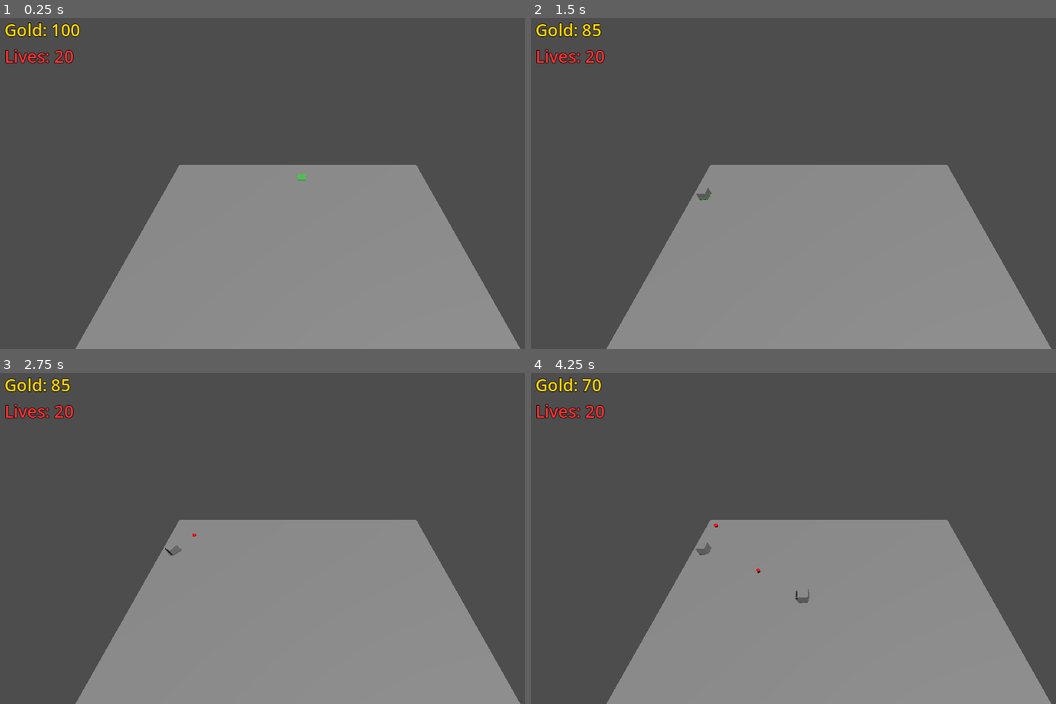
Above: before the commit, frames 1-4 (two rows, left to right).
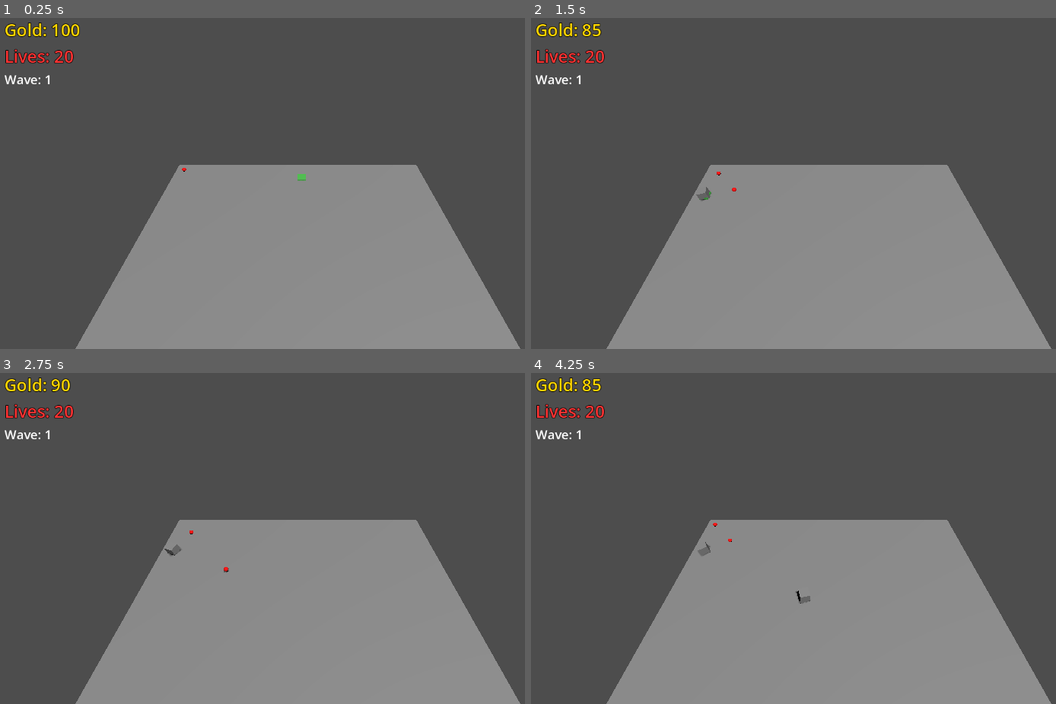
Above: after the commit, the same moments.

Repository: RodinSevar/towerdefence
Game: Godot game, scene res://scenes/Main.tscn
The game is run twice, just before and just after one commit, with the same random seed, the same clock (stepped at 60 frames per second) and the same inputs.
Inputs (mouse positions are in pixels of both pictures, inside the frame that each line leads up to):
- Up to frame 1 (0.25 s): no input
- Up to frame 2 (1.5 s): tap Enter (ui_accept) at 0.5, 0.6, 0.77, 1.07, 1.25, 1.35 s; move the mouse to (961, 160) at 0.52 s; click (961, 160) at 0.67 s; move the mouse to (709, 196) at 1.27 s; click (709, 196) at 1.42 s
- Up to frame 3 (2.75 s): tap Enter (ui_accept) at 1.52, 1.82, 2.1 s; move the mouse to (357, 459) at 2.02 s; click (357, 459) at 2.17 s
- Up to frame 4 (4.25 s): move the mouse to (798, 601) at 2.77 s; tap Enter (ui_accept) at 2.85, 3.02, 3.32, 3.6, 3.77, 4.07 s; click (798, 601) at 2.92 s; move the mouse to (1008, 584) at 3.52 s; click (1008, 584) at 3.67 s

The runs differ from the first frame. In frame 1, 0.1% of the frame differs, in the area x 0-36%, y 17-47%; in frame 2, 0.1%; in frame 3, 0.2%; in frame 4, 0.3%, in the area x 0-54%, y 1-70%.

Commit message:
added restart button

Diff:
--- a/scripts/Enemy.gd
+++ b/scripts/Enemy.gd
@@ -21,20 +21,36 @@
 
 	add_child(mesh_inst)
 
+func setup_visuals(color: Color, scale_factor: float):
+	# Update Color
+	var mesh = get_child(0) # We know the mesh is the first child we added
+	if mesh and mesh is MeshInstance3D:
+		var material = StandardMaterial3D.new()
+		material.albedo_color = color
+		mesh.material_override = material
+
+	# Update Size
+	scale = Vector3(scale_factor, scale_factor, scale_factor)
+
 func take_damage(amount: float):
 	current_health -= amount
 	# Visual feedback: Flash white or shrink
 	scale *= 0.9
 
 	if current_health <= 0:
-		die()
+		die(true)
 
-func die():
-	# Reward the player
-	# Assuming the parent is the GameMap/GameWorld node that has the add_gold function
+func die(killed_by_player: bool = false):
 	var game_map = get_parent()
-	if game_map.has_method("add_gold"):
-		game_map.add_gold(gold_reward)
+
+	if killed_by_player:
+		# Reward the player
+		if game_map.has_method("add_gold"):
+			game_map.add_gold(gold_reward)
+
+	# Notify map logic (for waves)
+	if game_map.has_method("enemy_died"):
+		game_map.enemy_died(self)
 
 	queue_free() # Remove from game
 
@@ -75,4 +91,4 @@
 			if game_map.has_method("lose_life"):
 				game_map.lose_life()
 
-			queue_free() # Destroy enemy
+			die(false) # Died by leaking (no gold)
--- a/scripts/GameMap.gd
+++ b/scripts/GameMap.gd
@@ -16,6 +16,18 @@
 # UI References
 var hud_script = load("res://scripts/HUD.gd")
 var hud = null
+
+# Wave Configuration
+# Each wave: { "count": int, "interval": float, "hp": float, "speed": float, "reward": int, "color": Color, "scale": float }
+var waves = [
+	{ "count": 10, "interval": 1.0, "hp": 50, "speed": 8.0, "reward": 5, "color": Color(1, 0, 0), "scale": 1.0 },       # Wave 1: Red
+	{ "count": 15, "interval": 0.8, "hp": 80, "speed": 10.0, "reward": 6, "color": Color(0, 0.5, 1), "scale": 0.8 },     # Wave 2: Blue (Fast/Small)
+	{ "count": 5, "interval": 1.5, "hp": 300, "speed": 6.0, "reward": 15, "color": Color(0.5, 0, 0.5), "scale": 2.0 },   # Wave 3: Purple (Boss/Big)
+]
+var current_wave_index = -1
+var enemies_remaining_to_spawn = 0
+var wave_spawn_timer = 0.0
+var is_wave_active = false
 
 # Visual settings
 @export var ground_mesh: MeshInstance3D
@@ -34,26 +46,82 @@
 	var path = get_path_route(Vector2i(0,0), Vector2i(31,31))
 	print("Path found: ", path)
 
-	# Start spawning enemies just to test
-	var timer = Timer.new()
-	timer.wait_time = 2.0
-	timer.autostart = true
-	timer.timeout.connect(spawn_enemy)
-	add_child(timer)
+	start_next_wave()
+
+func setup_grid():
+	# Configure the AStarGrid2D
+	astar.region = Rect2i(0, 0, GRID_SIZE, GRID_SIZE)
+	astar.cell_size = Vector2(CELL_SIZE, CELL_SIZE)
+
+	# WC3 Style: Allow diagonals, but NOT if squeezing through two walls.
+	astar.diagonal_mode = AStarGrid2D.DIAGONAL_MODE_ONLY_IF_NO_OBSTACLES
+	# Use Euclidean heuristic for more natural diagonal paths
+	astar.default_compute_heuristic = AStarGrid2D.HEURISTIC_EUCLIDEAN
+	astar.default_estimate_heuristic = AStarGrid2D.HEURISTIC_EUCLIDEAN
+
+	# Center the path points in the cells
+	astar.offset = Vector2(CELL_SIZE / 2, CELL_SIZE / 2)
+
+	astar.update() # Build the initial grid
+
+	print("Map initialized with size: ", GRID_SIZE, "x", GRID_SIZE)
+	print("Starting Gold: ", gold)
+
+func start_next_wave():
+	current_wave_index += 1
+	if current_wave_index >= waves.size():
+		print("ALL WAVES COMPLETED! YOU WIN!")
+		return
+
+	var wave_data = waves[current_wave_index]
+	enemies_remaining_to_spawn = wave_data["count"]
+	is_wave_active = true
+
+	if hud: hud.update_wave(current_wave_index + 1)
+	print("Starting Wave ", current_wave_index + 1)
 
 func setup_ui():
 	hud = hud_script.new()
 	add_child(hud)
 
+	# Connect Restart Button
+	hud.restart_button.pressed.connect(restart_game)
+
 	# Initialize HUD values
 	hud.update_gold(gold)
 	hud.update_lives(lives)
 
+func restart_game():
+	print("Restarting...")
+	get_tree().paused = false # Unpause!
+	get_tree().reload_current_scene()
+
+func _process(delta):
+	handle_input()
+
+	if is_wave_active and enemies_remaining_to_spawn > 0:
+		wave_spawn_timer -= delta
+		if wave_spawn_timer <= 0:
+			spawn_enemy()
+			var wave_data = waves[current_wave_index]
+			wave_spawn_timer = wave_data["interval"]
+
 func spawn_enemy():
+	var wave_data = waves[current_wave_index]
+
 	var enemy_script = load("res://scripts/Enemy.gd")
 	var enemy = enemy_script.new()
 	add_child(enemy)
 
+	# Configure Stats based on Wave
+	enemy.max_health = wave_data["hp"]
+	enemy.current_health = wave_data["hp"]
+	enemy.speed = wave_data["speed"]
+	enemy.gold_reward = wave_data["reward"]
+
+	# Apply Visuals
+	enemy.setup_visuals(wave_data["color"], wave_data["scale"])
+
 	# Start at (0,0)
 	enemy.position = Vector3(1.0, 0.5, 1.0)
 
@@ -62,6 +130,28 @@
 	enemy.set_path(path)
 
 	enemies.append(enemy)
+
+	enemies_remaining_to_spawn -= 1
+
+	if enemies_remaining_to_spawn <= 0:
+		is_wave_active = false
+		print("Wave Spawning Finished. Waiting for clear...")
+
+func enemy_died(enemy):
+	# Check if wave is cleared
+	# We need to wait a frame for the enemy to actually leave the array/tree
+	await get_tree().process_frame
+
+	var active_count = 0
+	for e in enemies:
+		if is_instance_valid(e) and not e.is_queued_for_deletion():
+			active_count += 1
+
+	if active_count == 0 and not is_wave_active:
+		print("Wave Cleared!")
+		# Auto start next wave after 3 seconds
+		await get_tree().create_timer(3.0).timeout
+		start_next_wave()
 
 func setup_visuals():
 	# Create a simple plane for the ground
@@ -92,29 +182,46 @@
 		cursor_mesh.mesh = box
 		add_child(cursor_mesh)
 
-func _process(delta):
-	handle_input()
-
-func setup_grid():
-	# Configure the AStarGrid2D
-	astar.region = Rect2i(0, 0, GRID_SIZE, GRID_SIZE)
-	astar.cell_size = Vector2(CELL_SIZE, CELL_SIZE)
-
-	# WC3 Style: Allow diagonals, but NOT if squeezing through two walls.
-	astar.diagonal_mode = AStarGrid2D.DIAGONAL_MODE_ONLY_IF_NO_OBSTACLES
-	# Use Euclidean heuristic for more natural diagonal paths
-	astar.default_compute_heuristic = AStarGrid2D.HEURISTIC_EUCLIDEAN
-	astar.default_estimate_heuristic = AStarGrid2D.HEURISTIC_EUCLIDEAN
-
-	# Center the path points in the cells
-	astar.offset = Vector2(CELL_SIZE / 2, CELL_SIZE / 2)
-
-	astar.update() # Build the initial grid
-
-	print("Map initialized with size: ", GRID_SIZE, "x", GRID_SIZE)
-	print("Starting Gold: ", gold)
-
-# Call this when the player builds a tower
+func handle_input():
+	# Raycast from camera to find grid position
+	var camera = get_viewport().get_camera_3d()
+	if not camera: return
+
+	var mouse_pos = get_viewport().get_mouse_position()
+	var ray_origin = camera.project_ray_origin(mouse_pos)
+	var ray_direction = camera.project_ray_normal(mouse_pos)
+
+	# Intersect with the ground plane (Y=0)
+	# Math: O + D * t = P. We want P.y = 0.
+	# O.y + D.y * t = 0  =>  t = -O.y / D.y
+	if ray_direction.y == 0: return # Parallel to ground
+
+	var t = -ray_origin.y / ray_direction.y
+	if t < 0: return # Behind camera
+
+	var intersection = ray_origin + ray_direction * t
+
+	# Convert world position to grid coordinates
+	var grid_x = floor(intersection.x / CELL_SIZE)
+	var grid_y = floor(intersection.z / CELL_SIZE) # 3D Z is 2D Y
+	var grid_pos = Vector2i(grid_x, grid_y)
+
+	# Move cursor
+	if is_valid_pos(grid_pos):
+		cursor_mesh.visible = true
+		cursor_mesh.position = Vector3(
+			grid_pos.x * CELL_SIZE + CELL_SIZE/2,
+			0.25,
+			grid_pos.y * CELL_SIZE + CELL_SIZE/2
+		)
+
+		# Build on click
+		if Input.is_action_just_pressed("ui_accept") or Input.is_mouse_button_pressed(MOUSE_BUTTON_LEFT):
+			if build_tower(grid_pos):
+				place_tower_visual(grid_pos)
+	else:
+		cursor_mesh.visible = false
+
 func build_tower(grid_pos: Vector2i) -> bool:
 	if not is_valid_pos(grid_pos):
 		return false
@@ -205,46 +312,6 @@
 func get_path_route(start: Vector2i, end: Vector2i) -> Array:
 	return astar.get_point_path(start, end)
 
-func handle_input():
-	# Raycast from camera to find grid position
-	var camera = get_viewport().get_camera_3d()
-	if not camera: return
-
-	var mouse_pos = get_viewport().get_mouse_position()
-	var ray_origin = camera.project_ray_origin(mouse_pos)
-	var ray_direction = camera.project_ray_normal(mouse_pos)
-
-	# Intersect with the ground plane (Y=0)
-	# Math: O + D * t = P. We want P.y = 0.
-	# O.y + D.y * t = 0  =>  t = -O.y / D.y
-	if ray_direction.y == 0: return # Parallel to ground
-
-	var t = -ray_origin.y / ray_direction.y
-	if t < 0: return # Behind camera
-
-	var intersection = ray_origin + ray_direction * t
-
-	# Convert world position to grid coordinates
-	var grid_x = floor(intersection.x / CELL_SIZE)
-	var grid_y = floor(intersection.z / CELL_SIZE) # 3D Z is 2D Y
-	var grid_pos = Vector2i(grid_x, grid_y)
-
-	# Move cursor
-	if is_valid_pos(grid_pos):
-		cursor_mesh.visible = true
-		cursor_mesh.position = Vector3(
-			grid_pos.x * CELL_SIZE + CELL_SIZE/2,
-			0.25,
-			grid_pos.y * CELL_SIZE + CELL_SIZE/2
-		)
-
-		# Build on click
-		if Input.is_action_just_pressed("ui_accept") or Input.is_mouse_button_pressed(MOUSE_BUTTON_LEFT):
-			if build_tower(grid_pos):
-				place_tower_visual(grid_pos)
-	else:
-		cursor_mesh.visible = false
-
 func place_tower_visual(grid_pos: Vector2i):
 	# Create the Tower Logic Node
 	var tower_script = load("res://scripts/Tower.gd")
--- a/scripts/HUD.gd
+++ b/scripts/HUD.gd
@@ -3,6 +3,7 @@
 var gold_label: Label
 var lives_label: Label
 var wave_label: Label
+var restart_button: Button
 
 func _ready():
 	setup_ui()
@@ -49,14 +50,34 @@
 	wave_label.label_settings = wave_settings
 	control.add_child(wave_label)
 
+	# --- RESTART BUTTON ---
+	restart_button = Button.new()
+	restart_button.text = "RESTART"
+	restart_button.set_anchors_preset(Control.PRESET_CENTER)
+	restart_button.position = Vector2(0, 50) # Offset slightly down from center
+	restart_button.size = Vector2(200, 60)
+	restart_button.visible = false # Hidden initially
+
+	# Enable mouse for button even if control ignores it
+	restart_button.mouse_filter = Control.MOUSE_FILTER_STOP
+
+	# CRITICAL FIX: Allow this button to work when the game is paused!
+	restart_button.process_mode = Node.PROCESS_MODE_ALWAYS
+
+	control.add_child(restart_button)
+
 func update_gold(amount: int):
 	gold_label.text = "Gold: " + str(amount)
 
 func update_lives(amount: int):
 	if amount <= 0:
 		lives_label.text = "GAME OVER"
+		show_restart_button()
 	else:
 		lives_label.text = "Lives: " + str(amount)
 
+func show_restart_button():
+	restart_button.visible = true
+
 func update_wave(wave_num: int):
 	wave_label.text = "Wave: " + str(wave_num)
